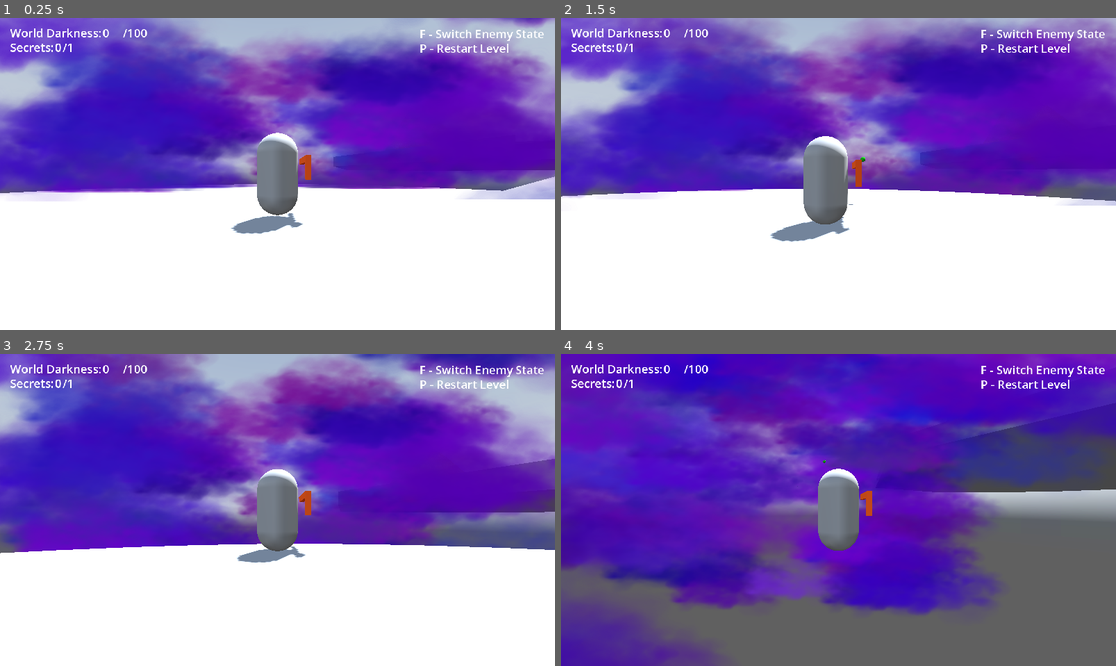
Above: before the commit, frames 1-4 (two rows, left to right).
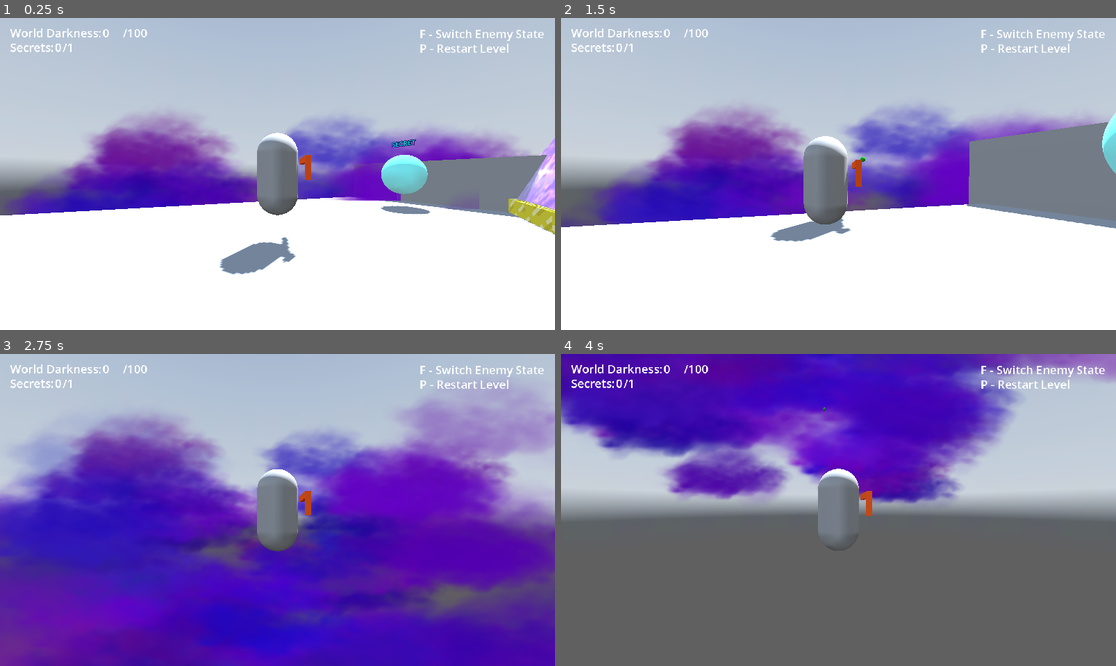
Above: after the commit, the same moments.

Repository: SoulPixelIV/space-egypt
Game: Godot game, scene res://Scenes/world.tscn
Same seed, same stepped clock (60 frames per second), same inputs: the game is played once before the commit and once after it. A sky picture missing from this copy of the repository is replaced by a grey-blue gradient.
Inputs (mouse positions are in pixels of both pictures, inside the frame that each line leads up to):
- Up to frame 1 (0.25 s): no input
- Up to frame 2 (1.5 s): tap Enter (ui_accept) at 0.5, 0.77 s; move the mouse to (866, 174) at 0.52 s; hold Right mouse button (aim) 0.53-1.28 s; hold W (ui_up) from 0.53 s (still down); move the mouse to (810, 174) at 1.27 s; click (810, 174) at 1.35 s
- Up to frame 3 (2.75 s): keep holding W (ui_up); tap Enter (ui_accept) at 1.52 s; move the mouse to (288, 503) at 2.02 s; tap F (toggle_state) at 2.1 s
- Up to frame 4 (4 s): keep holding W (ui_up); move the mouse to (832, 516) at 2.77 s; right-click (832, 516) at 2.85 s; tap Enter (ui_accept) at 3.02, 3.77 s; move the mouse to (877, 513) at 3.52 s; click (877, 513) at 3.6 s

The runs differ from the first frame. In frame 1, 53% of the frame differs, in the area x 0-100%, y 0-83%; in frame 2, 56%; in frame 3, 85%, in the area x 0-100%, y 0-100%; in frame 4, 59%.

Commit message:
Added functional secrets

Diff:
--- a/Scenes/world.tscn
+++ b/Scenes/world.tscn
@@ -213,6 +213,7 @@
 [node name="World" type="Node3D" unique_id=263138717]
 
 [node name="UI" type="Control" parent="." unique_id=2010694374]
+unique_name_in_owner = true
 layout_mode = 3
 anchors_preset = 15
 anchor_right = 1.0
@@ -277,6 +278,7 @@
 grow_vertical = 2
 theme_override_font_sizes/font_size = 36
 text = "Enemy defeated. The Darkness returns..."
+horizontal_alignment = 1
 
 [node name="EnemyState2" type="Label" parent="UI" unique_id=791565256]
 layout_mode = 1
@@ -350,7 +352,7 @@
 spring_length = 5.0
 
 [node name="Player" type="CharacterBody3D" parent="." unique_id=1851812512 groups=["Player"]]
-transform = Transform3D(0.99999994, 0, 0, 0, 1, 0, 0, 0, 0.99999994, 0, 1.6182132, 0)
+transform = Transform3D(0.99999994, 0, 0, 0, 1, 0, 0, 0, 0.99999994, 48.4157, 7.7110953, -95.22262)
 script = ExtResource("1_a02cp")
 bullet = ExtResource("4_fo5ed")
 
@@ -567,3 +569,4 @@
 
 [connection signal="body_entered" from="Enemy/AreaOfSight" to="Enemy" method="_on_area_of_sight_body_entered"]
 [connection signal="body_exited" from="Enemy/AreaOfSight" to="Enemy" method="_on_area_of_sight_body_exited"]
+[connection signal="body_entered" from="Main/Secret/Area3D" to="Main/Secret/Area3D" method="_on_body_entered"]
--- a/Scripts/Secret.gd
+++ b/Scripts/Secret.gd
@@ -2,14 +2,13 @@
 
 var collected := false
 
-func _ready() -> void:
-	body_entered.connect(_on_body_entered)
+@onready var ui: Control = %UI
 
 func _on_body_entered(body: Node3D) -> void:
-	if collected:
-		return
+	print("ENTERED")
 
 	if body.is_in_group("Player"):
 		collected = true
 		Globals.secrets += 1
-		queue_free()
+		ui.show_secret_collected()
+		get_parent().queue_free()
--- a/Scripts/UI_Control.gd
+++ b/Scripts/UI_Control.gd
@@ -3,6 +3,7 @@
 @onready var darkness_label = $DarknessLevel
 @onready var message_label = $MessageText
 @onready var message2_label = $MessageText2
+@onready var secret_label = $SecretLevel
 
 func _ready() -> void:
 	add_to_group("ui_control")
@@ -11,6 +12,7 @@
 
 func _process(delta: float) -> void:
 	darkness_label.text = str(roundi(Globals.darkness_level))
+	secret_label.text = str(Globals.secrets)
 	if Globals.darkness_level > 80:
 		message2_label.text = "Press 'P' to restart Level"
 	else:
@@ -20,3 +22,8 @@
 	message_label.text = "Enemy defeated. The Darkness returns..."
 	await get_tree().create_timer(3.0).timeout
 	message_label.text = ""
+
+func show_secret_collected():
+	message_label.text = "Secret found!"
+	await get_tree().create_timer(3.0).timeout
+	message_label.text = ""
